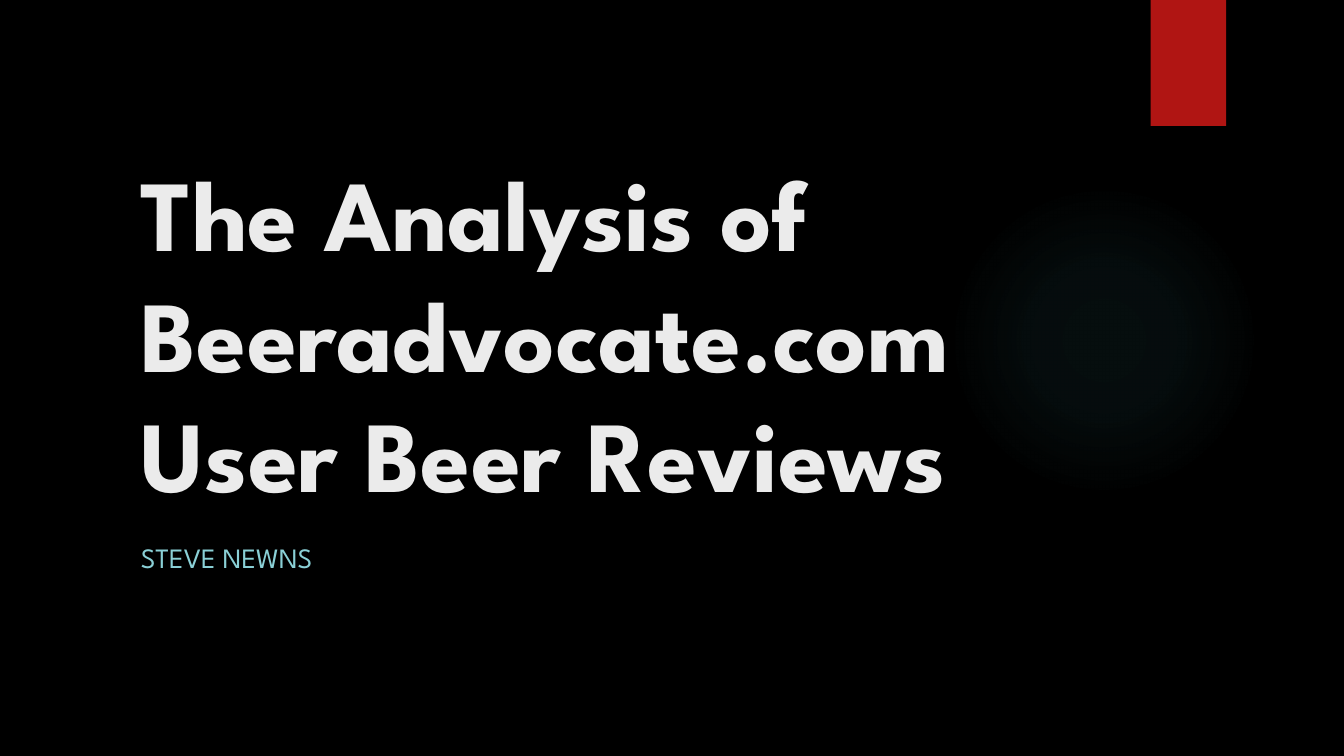
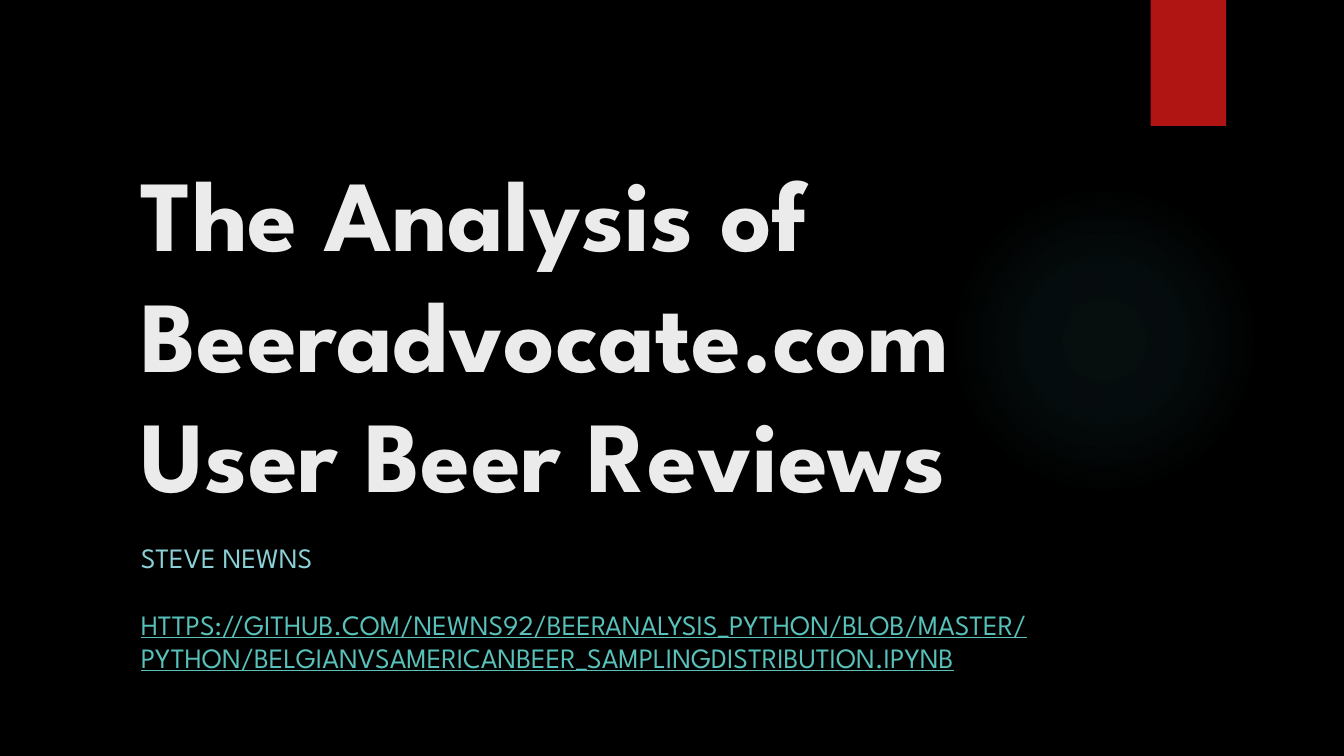
Before and after one commit to stephenlaw30/DataScienceMasters, a slide deck: slide 1 of Python/UCSD/PythonForDataScience/Week9/DSE_200X_FinalProjectPresentation.pptx. Drawn at 1344x756 pixels with LibreOffice and Linux fonts; fonts in the diff are those of the drawing; background and template pictures are left out. Boxes give left, top, right and bottom in pixels: in the first picture for what was removed or moved away, otherwise in the second. Text is boxed around its words. In the diff, an @@ line names an element or a change of style, - is before the commit and + after.

```diff
--- a/Python/UCSD/PythonForDataScience/Week9/DSE_200X_FinalProjectPresentation.pptx
+++ b/Python/UCSD/PythonForDataScience/Week9/DSE_200X_FinalProjectPresentation.pptx
@@ subtitle at bbox=[141, 615, 1027, 671]: paragraph added @@
+HTTPS://GITHUB.COM/NEWNS92/BEERANALYSIS_PYTHON/BLOB/MASTER/PYTHON/BELGIANVSAMERICANBEER_SAMPLINGDISTRIBUTION.IPYNB
```
Also in this commit, not shown: 2 other files.
